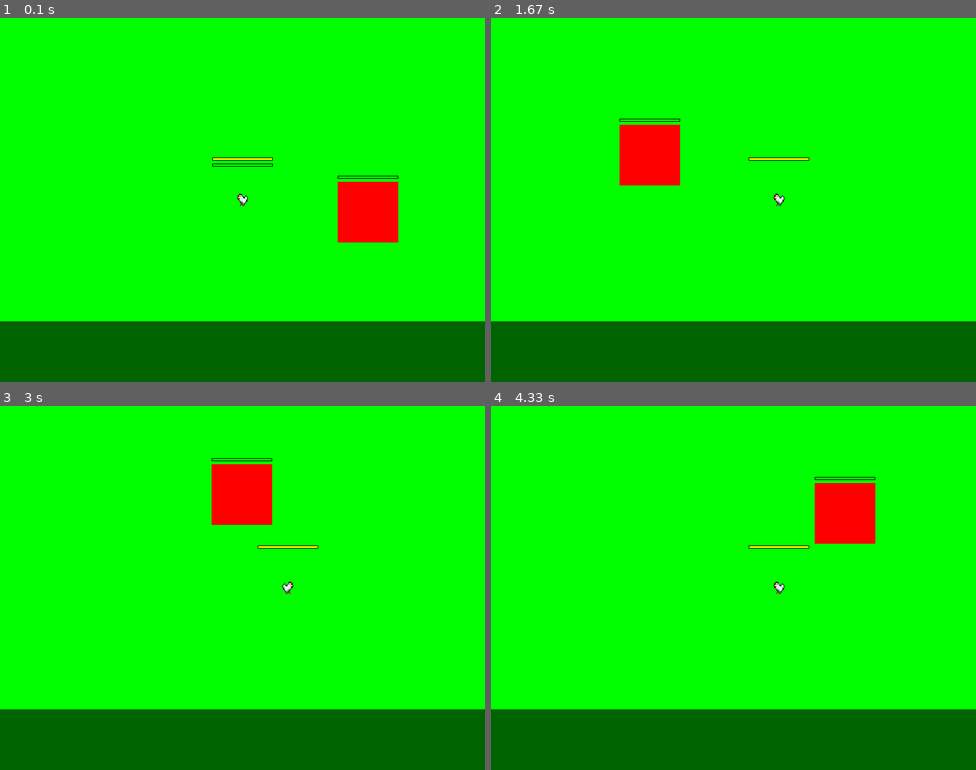
Above: before the commit, frames 1-4 (two rows, left to right).
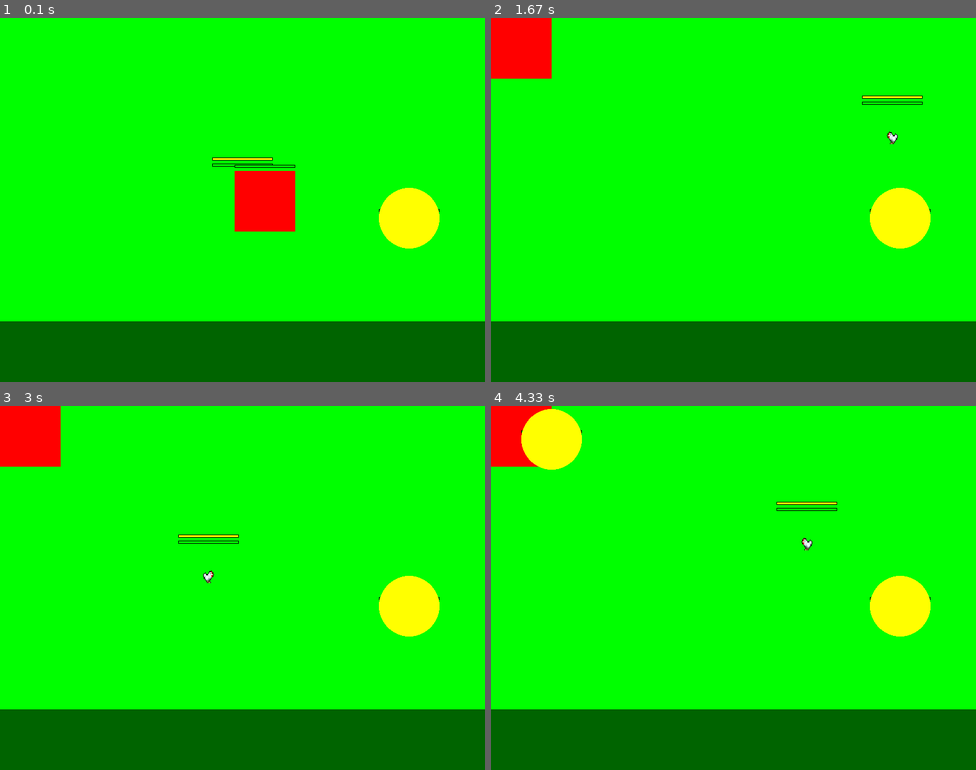
Above: after the commit, the same moments.

Repository: Zakihung/The-Chickening
Game: pygame game, started from main.py
Same seed, same stepped clock (60 frames per second), same inputs: the game is played once before the commit and once after it.
Inputs:
- Up to frame 1 (0.1 s): no input
- Up to frame 2 (1.67 s): hold Right 0.33-0.8 s; hold Up 0.83-1.13 s; hold Right 1.17-1.63 s
- Up to frame 3 (3 s): hold Left 1.67-2.2 s; hold Down 2.23-2.53 s; hold Left 2.57-2.97 s
- Up to frame 4 (4.33 s): hold Up 3-3.37 s; hold Right 3.4-4.03 s; hold Down from 4.07 s (still down)

The runs differ from the first frame. In frame 1, 5.5% of the frame differs, in the area x 48-91%, y 40-64%; in frame 2, 6.2%; in frame 3, 6.2%; in frame 4, 7.0%, in the area x 0-91%, y 0-64%.

Commit message:
Add phase 1 spear charge for Boss 1 with dash and long projectile

Diff:
--- a/modules/entities/boss.py
+++ b/modules/entities/boss.py
@@ -25,6 +25,11 @@
         self.phase_thresholds = [0.5, 0.2]  # Change tại 50%, 20% HP
         self.minions = []  # List minions summon
         self.attack_cooldown = 0  # Cooldown attacks
+        self.dash_duration = 0  # Thời gian dash temp
+        self.dash_multiplier = 2.0  # Tăng speed x2 khi dash
+        self.spear_damage = 40  # Sát thương thương
+        self.spear_speed = 12  # Tốc độ spear proj
+        self.spear_length = 100  # Range dài (extend hitbox hoặc proj size)
 
     def update(self, delta_time, player=None):
         """
@@ -43,20 +48,32 @@
             self.speed *= 1.2  # Thêm tốc
             self.summon_minions(5)  # Summon cáo con
 
-        # Boss1 AI: Lao thương (charge) về player
-        if player and self.attack_cooldown <= 0:
-            # Tính dir tới player, charge (tăng speed temp)
+        if player and self.attack_cooldown <= 0 and self.phase == 1:
+            # Phase 1: Lao với thương
             dx = player.rect.centerx - self.rect.centerx
             dy = player.rect.centery - self.rect.centery
             dist = math.hypot(dx, dy)
             if dist > 0:
                 base_dir = pygame.Vector2(dx / dist, dy / dist)
                 self.direction = base_dir
+                self.dash_duration = 1.0  # Dash 1s
                 self.attack_cooldown = 3.0  # Cooldown 3s
-                # Spawn 'spear' proj hoặc damage on path (placeholder melee range tăng)
+                # Spawn spear proj dài hướng player
+                spear_rect = pygame.Rect(self.rect.centerx, self.rect.centery, self.spear_length, 10)
+                spear = Projectile(self.rect.centerx, self.rect.centery, base_dir, 'ranged', self.spear_damage,
+                                   self.spear_speed)
+                spear.rect = spear_rect  # Extend rect cho long spear
+                self.projectiles.append(spear)  # Reuse projectiles list từ Enemy
 
         if self.attack_cooldown > 0:
             self.attack_cooldown -= delta_time
+
+        # Dash logic
+        if self.dash_duration > 0:
+            self.dash_duration -= delta_time
+            self.speed *= self.dash_multiplier
+            if self.dash_duration <= 0:
+                self.speed /= self.dash_multiplier  # Reset speed
 
         # Update minions (như projectiles)
         for minion in self.minions[:]:
--- a/modules/entities/projectile.py
+++ b/modules/entities/projectile.py
@@ -9,7 +9,7 @@
 
 
 class Projectile(BaseEntity):
-    def __init__(self, x, y, direction, proj_type='ranged', damage=15, speed=10, aoe_radius=0):
+    def __init__(self, x, y, direction, proj_type='ranged', damage=15, speed=10, aoe_radius=0, length=10):
         width, height = (10, 10) if proj_type == 'ranged' else (50, 50)
         super().__init__(x, y, width, height, hp=1, speed=speed)
         self.direction = direction.normalize() if direction.length() > 0 else pygame.Vector2(1, 0)
@@ -19,6 +19,8 @@
         self.explode_timer = 2.0 if proj_type == 'bomb' else 0  # Delay explode cho bomb
         self.exploded = False
         self.image = None  # Load sprite sau (feather.png hoặc egg.png)
+        width = length if proj_type == 'ranged' else 10  # Spear long
+        self.rect = pygame.Rect(x - width / 2, y - 5, width, 10)
 
         # Placeholder image: Circle/vuông
         if proj_type == 'ranged':
